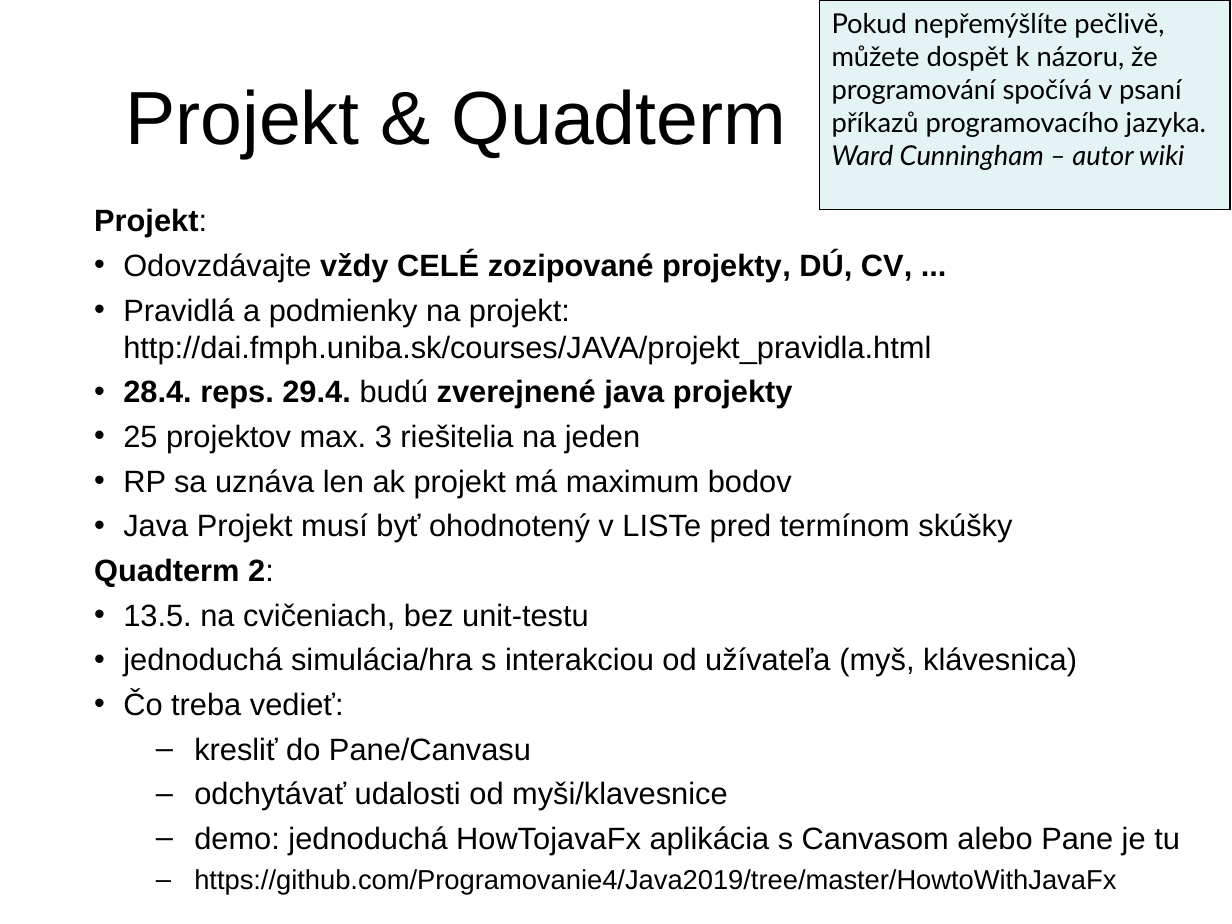
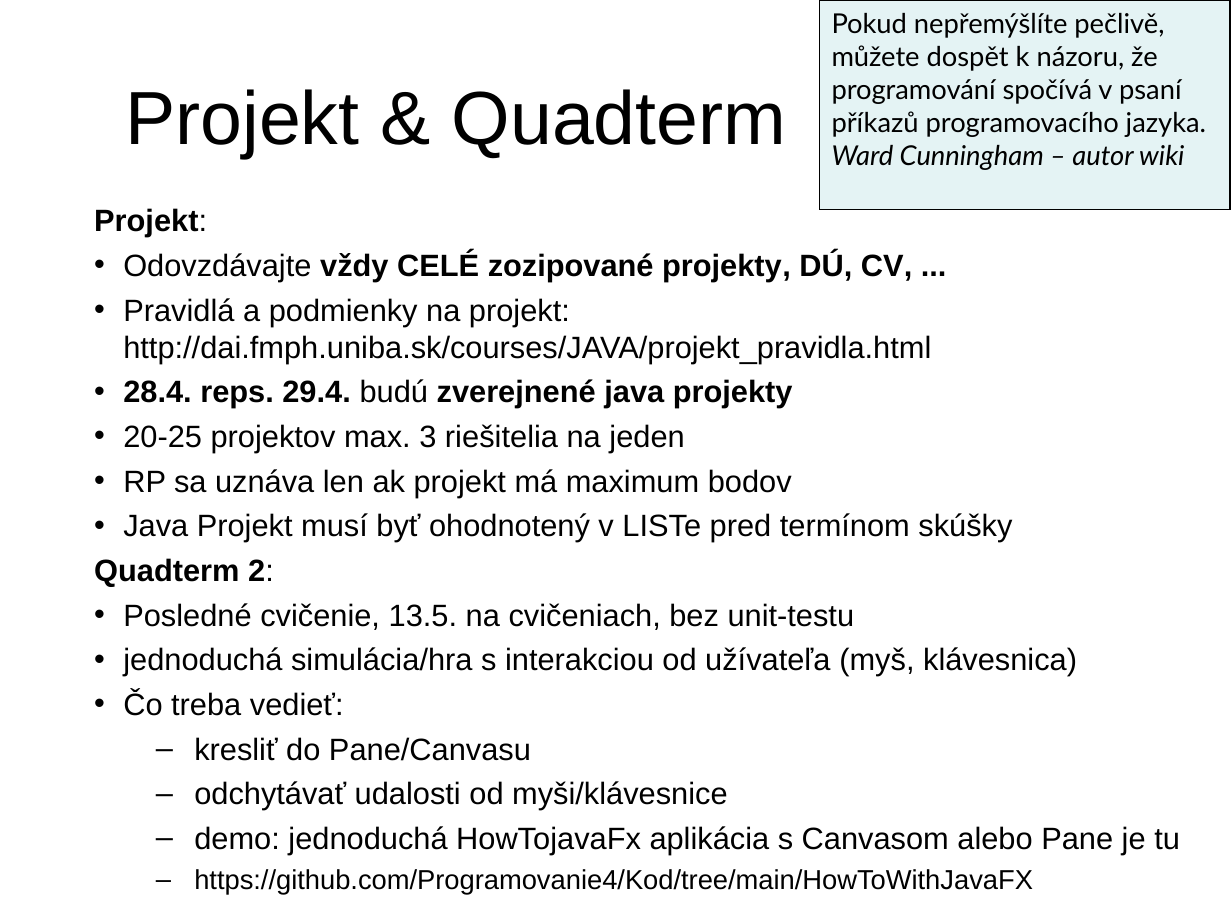
Before and after one commit to Programovanie4/Prednasky, a slide deck: slide 1 of 10/10_java.ppt. Drawn at 1232x924 pixels with LibreOffice and Linux fonts; fonts in the diff are those of the drawing. Boxes give left, top, right and bottom in pixels: in the first picture for what was removed or moved away, otherwise in the second. Text is boxed around its words. In the diff, an @@ line names an element or a change of style, - is before the commit and + after.

Commit message:
jedenasta prednaska

```diff
--- a/10/10_java.ppt
+++ b/10/10_java.ppt
@@ text at box(123, 424, 684, 453): text changed @@
-• 25 projektov max. 3 riešitelia na jeden
+• 20-25 projektov max. 3 riešitelia na jeden
@@ text at box(123, 603, 855, 630): text changed @@
-• 13.5. na cvičeniach, bez unit-testu
+• Posledné cvičenie, 13.5. na cvičeniach, bez unit-testu
@@ text at box(194, 781, 728, 810): text changed @@
-  – odchytávať udalosti od myši/klavesnice
+  – odchytávať udalosti od myši/klávesnice
@@ text at box(194, 869, 1033, 895): text changed @@
-  – https://github.com/Programovanie4/Java2019/tree/master/HowtoWithJavaFx
+  – https://github.com/Programovanie4/Kod/tree/main/HowToWithJavaFX
```
Also in this commit, not shown: 7 other slides changed, 1 slide removed, 7 other files.
